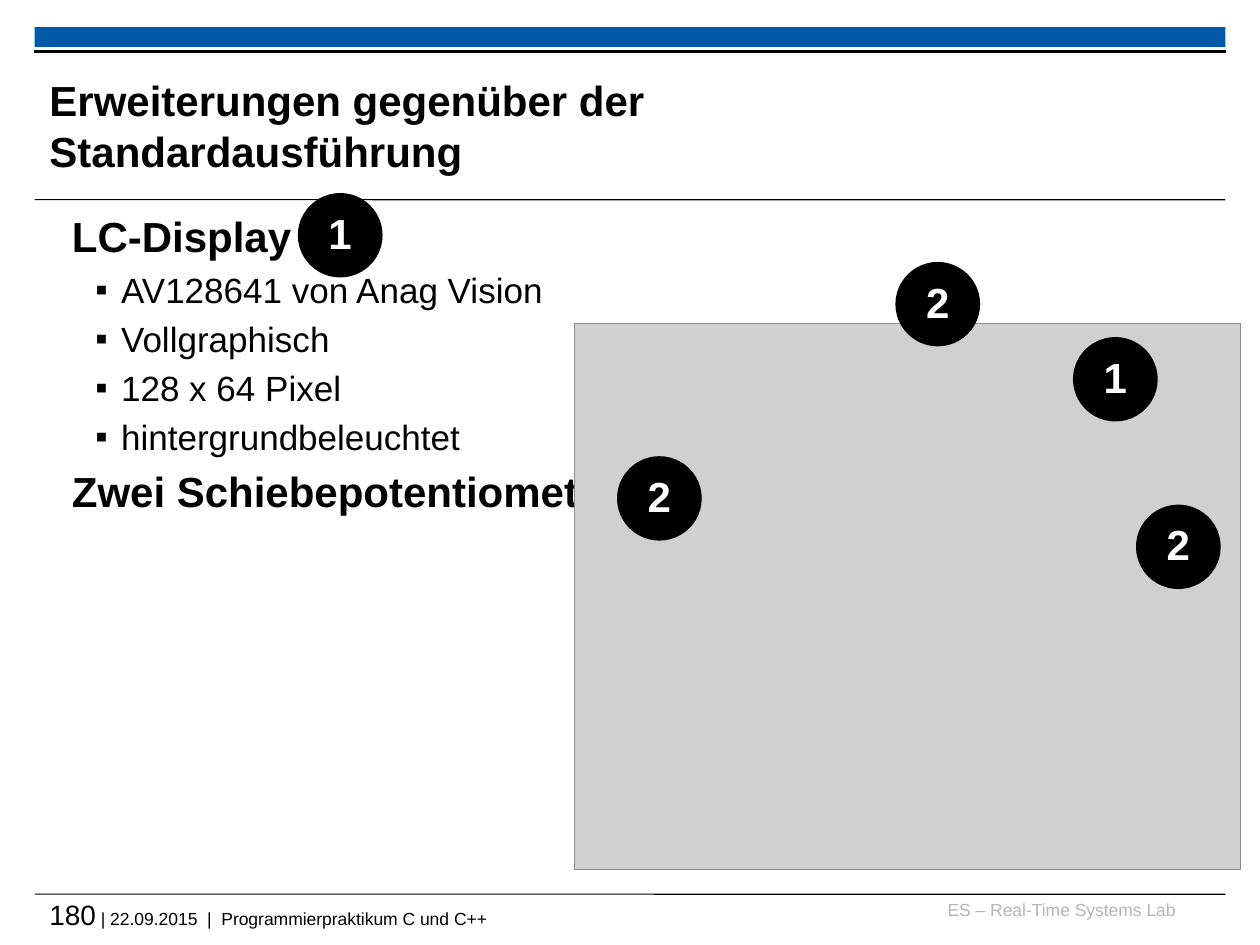
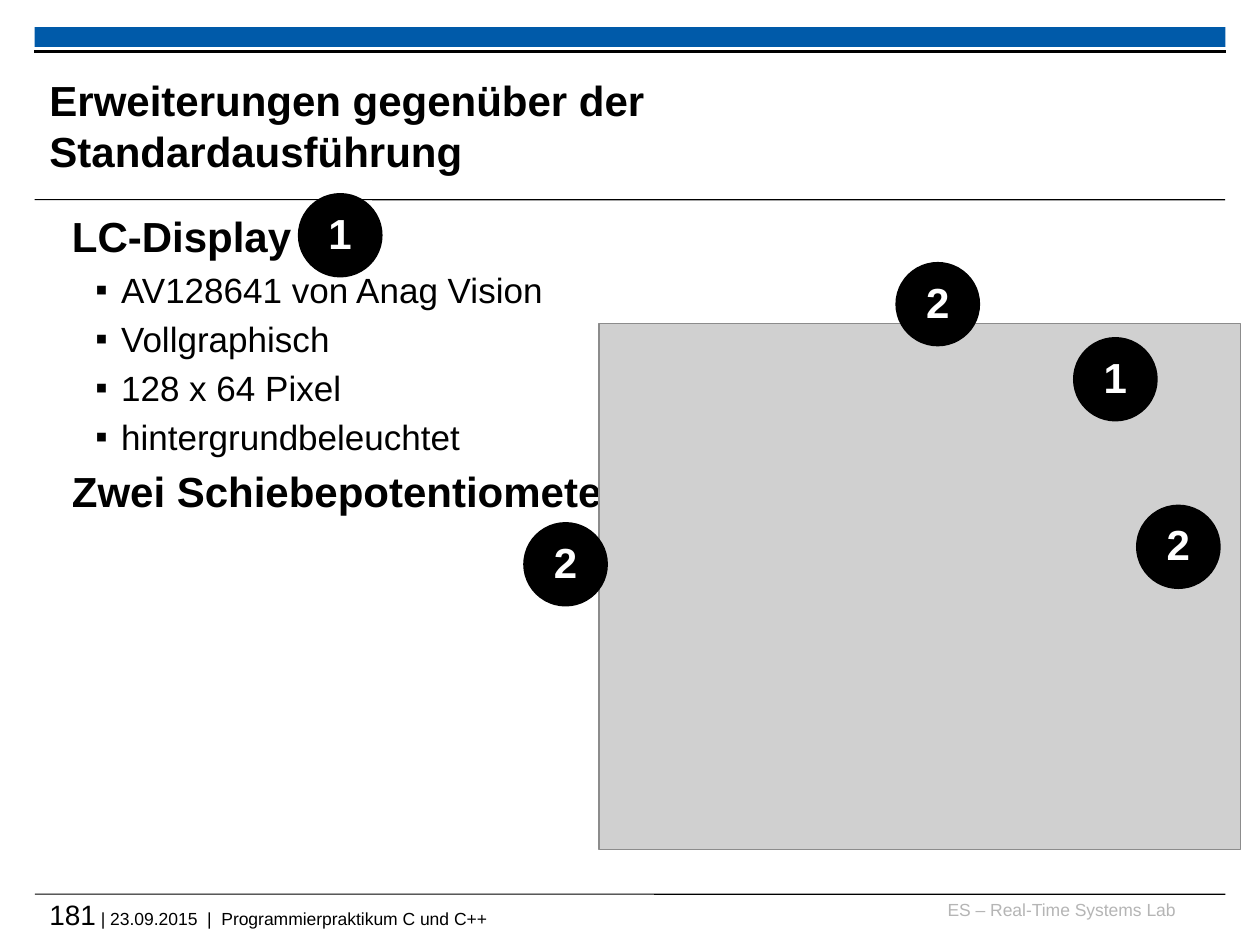
Before and after one commit to h82k/tud-cppp, a slide deck: slide 181 of cppp_lecture.pptx (slide 180 before the commit). Drawn at 1260x945 pixels with LibreOffice and Linux fonts; fonts in the diff are those of the drawing; grey boxes stand for pictures; background and template pictures are left out. Boxes give left, top, right and bottom in pixels: in the first picture for what was removed or moved away, otherwise in the second. Text is boxed around its words. In the diff, an @@ line names an element or a change of style, - is before the commit and + after.

```diff
--- a/cppp_lecture.pptx
+++ b/cppp_lecture.pptx
@@ picture: place and size @@
-picture at <box>575,324,1240,869</box>
+picture at <box>598,324,1240,849</box>
@@ ellipse "2": place and size @@
-ellipse "2" at <box>617,456,702,541</box>
+ellipse "2" at <box>523,522,607,606</box>
@@ text at <box>49,905,487,929</box>: text changed @@
-180 | 22.09.2015 | Programmierpraktikum C und C++
+181 | 23.09.2015 | Programmierpraktikum C und C++
```
Also in this commit, not shown: 5 other slides changed, 6 slides added, 1 slide removed, 2 other files.
